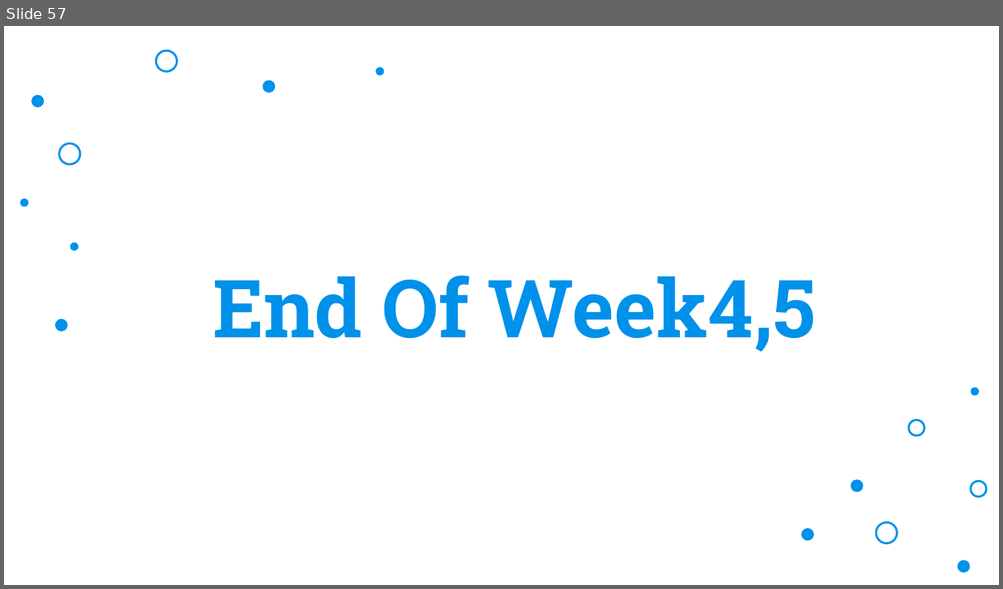
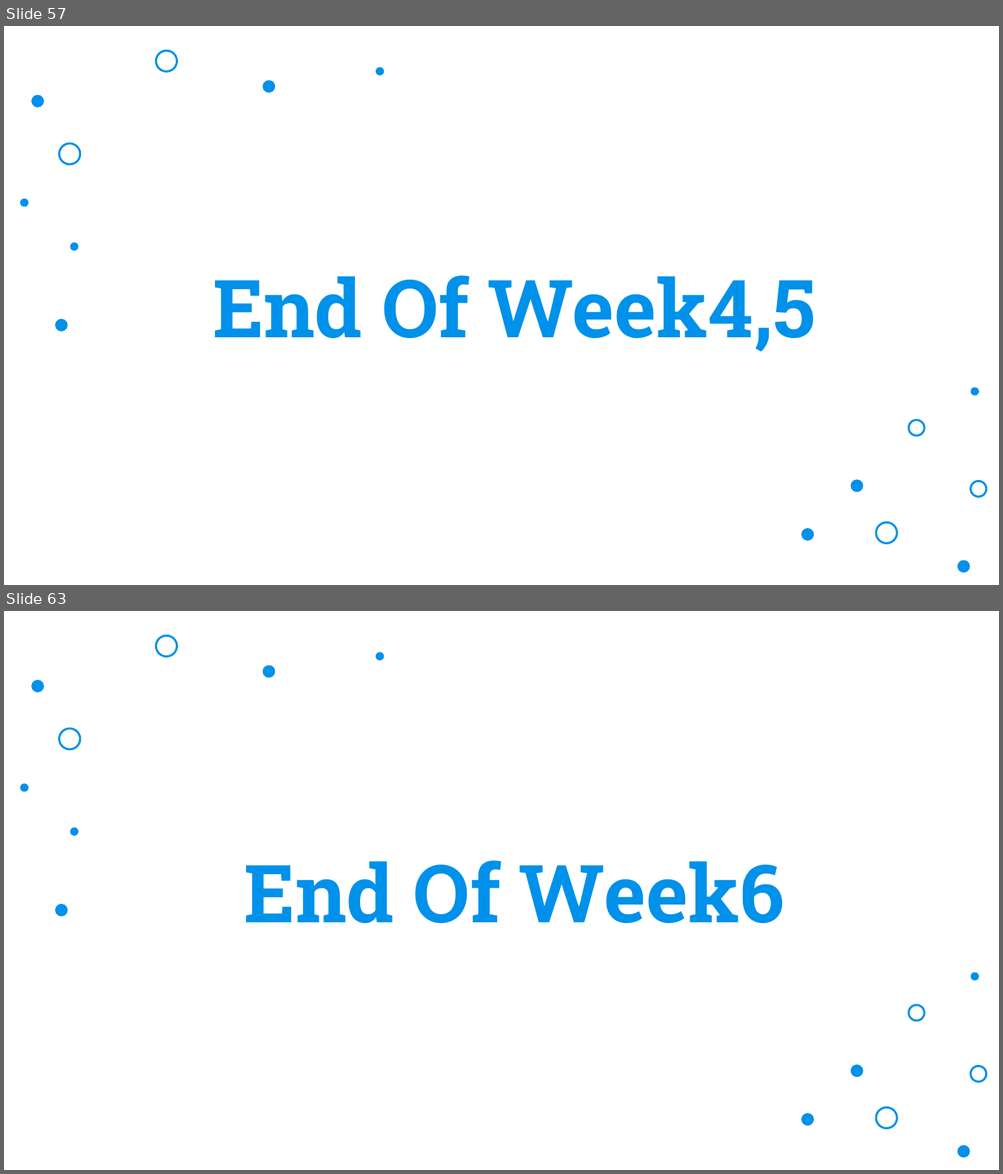
Before and after one commit to Huzaifa1910/TMC-Data-Classes, a slide deck: Data Engineering.pptx. Shown one above the other, each under a label of ours: slide 57 before the commit, slides 57 and 63 after it; the slides between them are not shown. The pictures are 1003x589 and 1003x1174 pixels, drawn with LibreOffice and Linux fonts; fonts in the diff are those of the drawing; background and template pictures are left out. Boxes give left, top, right and bottom in pixels: in the first picture for what was removed or moved away, otherwise in the second. Text is boxed around its words. In the diff, an @@ line names an element or a change of style, - is before the commit and + after.

```diff
--- a/Data Engineering.pptx
+++ b/Data Engineering.pptx
@@ slide 63 added at (4,611,999,1170), background picture (left out); not listed: 15 template elements that a slide beside it also shows @@
@@ title added at (244,860,784,923), 58 pt, text #0091EA, bold @@
+End Of Week6
```
Also in this commit, not shown: 2 slides changed, 5 other slides added, 14 other files.
